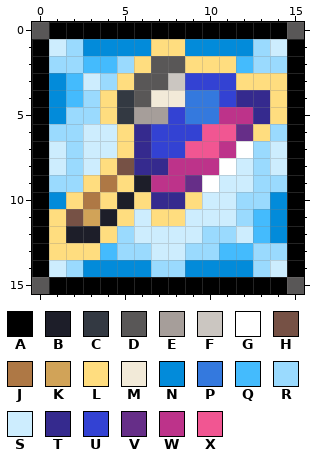
A pixel-art sprite gets an edit: Content/Buffs/UltraStampBuff.png. That is the earlier state.
The file is 32x32 pixels, drawn in blocks of 2x2; one block is one cell here.
Palette (. is transparent): A #000000  B #1d1e29  C #333942  D #595757  E #a69e9a  F #cbc6c1  G #ffffff  H #765145  J #ae7845  K #d1a358  L #ffdd7f  M #f2ead8  N #028bda  P #3479de  Q #44bbfd  R #9adafe  S #cdedfe  T #352a8e  U #3342d3  V #662e88  W #bd338a  X #f15692
Pixels before, first column x 0:
 0 DAAAAAAAAAAAAAAD
 1 ASRNNNNLLNNNNRSA
 2 ARRQQRLDDLLLQRRA
 3 ANQSRLDDFUUULLLA
 4 ANQRLCDMMPPUTTLA
 5 ANRRLCEEUPPWWTLA
 6 ARRSSLTUUUXXVLRA
 7 ASRSSLTUUXXWGRSA
 8 ASRSLHTTWWWGSRSA
 9 ARRLJLBWWVGSSRRA
10 ANLJLBLTTLSSRRNA
11 ALHKBLSLLSSSRQNA
12 ALBBLRSSSSRRSQNA
13 ALLLQRRSSRRQQRRA
14 ASRNNNNRRNNNNRSA
15 DAAAAAAAAAAAAAAD
Once edited:
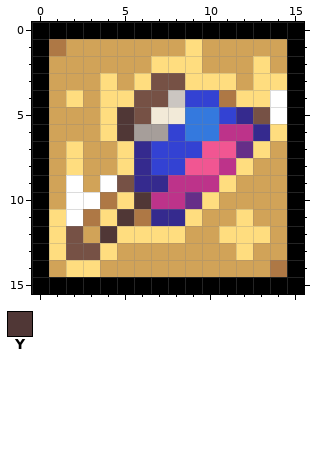
Colours new in this view: Y #503736
Message: Add buff icon for when player special is ready
The exact change:
Changed rows in their new state; - is an unchanged pixel.
first column x 0:
 0 A--------------A
 1 -JKKKKKKKLKKKKK-
 2 -KKKKKKLL-KKKLK-
 3 -KKKLKLHHLLLK---
 4 -KLK-LHHFUUJLLG-
 5 -KKK-YHMM--UTHG-
 6 -KKKLYEE-PPWWTL-
 7 -KLKK----U-XVLK-
 8 -KLKKL-UUXXWLKK-
 9 -KGKGHTT-WWLKKK-
10 -KGGJLYWWVLKKKK-
11 --GJLYJTTLKKLKK-
12 --HKYLLLLKKLLLK-
13 --HHLKKKKKKKLKK-
14 -KLLKKKKKKKKKKJ-
15 A--------------A
Boxes around the changes in both pictures, in picture pixels (x1, y1, x2, y2):
changed: (32, 22, 304, 294)
